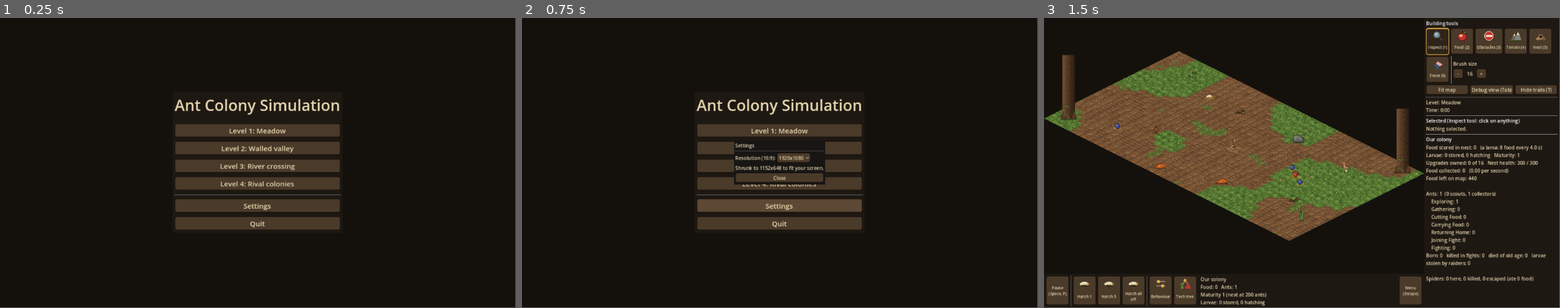
Above: before the commit, frames 1-3 (left to right).
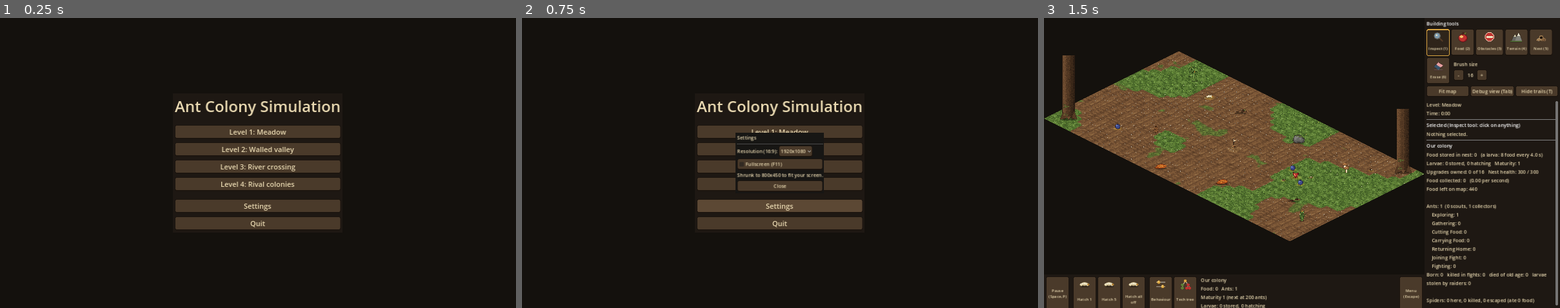
Above: after the commit, the same moments.

Repository: GaryNiet/ant-claude-test
Game: Godot game, scene res://scenes/main_menu.tscn
Same seed, same stepped clock (60 frames per second), same inputs: the game is played once before the commit and once after it.
Inputs:
- Up to frame 1 (0.25 s): no input
- Up to frame 2 (0.75 s): click "Settings" at 0.5 s
- Up to frame 3 (1.5 s): click "Level 1: Meadow" at 1.25 s
The window is 799x449 before the commit and 800x450 after it. Grey fills any space a smaller window leaves; there, only what the larger window draws over its background counts as a difference.

The runs differ from the first frame. In frame 1, 2.3% of the frame differs, in the area x 33-67%, y 28-73%; in frame 2, 3.4%; in frame 3, 9.6%, in the area x 0-100%, y 1-100%.

Commit message:
Open at 1920x1080 from the start; fullscreen option (Settings, F11)
- project.godot sets the window size and 16:9 scaling, so the game no longer starts in
  Godot's default 1152x648 window before resizing itself
- Fullscreen checkbox in Settings and F11, remembered like the resolution

Co-Authored-By: Claude Opus 5.5 <noreply@anthropic.com>
Claude-Session: https://claude.ai/code/session_01WgzXzfaQUjtMvM4pzDXMDx

Diff:
--- a/game_settings.cfg
+++ b/game_settings.cfg
@@ -17,6 +17,7 @@
 ; (remembered in Godot's user folder, user://player_settings.cfg).
 resolutions = "1280x720, 1920x1080, 2560x1440, 3840x2160" ; 720p, 1080p, 1440p, 4K
 default_resolution = "1920x1080" ; used until the player picks one (shrunk if the screen is smaller)
+default_fullscreen = false     ; fullscreen until the player changes it (Settings menu or F11)
 ; Everything is laid out at this size and scaled to the window, so all resolutions look the same.
 layout_width = 1600
 layout_height = 900
@@ -79,6 +80,7 @@
 tool_erase = "6"
 toolbar_back = "Backspace"     ; back to the main page of the tool bar
 main_menu = "Escape"           ; opens the game menu (restart, save, load, settings, main menu)
+toggle_fullscreen = "F11"      ; fullscreen on / off
 toggle_view = "Tab"            ; switch between the isometric view and the flat debug view
 toggle_pheromones = "T"        ; show / hide the pheromone trails
 brush_bigger = "Equal, BracketRight"
--- a/project.godot
+++ b/project.godot
@@ -9,6 +9,18 @@
 run/main_scene="res://scenes/main_menu.tscn"
 config/features=PackedStringArray("4.3")
 
+[display]
+
+; The window the game opens with (before the Startup script applies the player's choice from
+; the Settings menu): laid out at 1600x900, shown at 1920x1080, scaled keeping 16:9.
+; Keep these in line with [window] layout_width/height and default_resolution in game_settings.cfg.
+window/size/viewport_width=1600
+window/size/viewport_height=900
+window/size/window_width_override=1920
+window/size/window_height_override=1080
+window/stretch/mode="canvas_items"
+window/stretch/aspect="keep"
+
 [autoload]
 
 GameSettings="*res://scripts/game_settings.gd"
--- a/scripts/player_settings.gd
+++ b/scripts/player_settings.gd
@@ -21,6 +21,20 @@
 	file.save(FILE_PATH)
 
 
+## True if the player chose fullscreen (default from game_settings.cfg).
+static func fullscreen() -> bool:
+	var file := ConfigFile.new()
+	file.load(FILE_PATH)
+	return file.get_value("window", "fullscreen", GameSettings.get_setting("window", "default_fullscreen"))
+
+
+static func save_fullscreen(on: bool) -> void:
+	var file := ConfigFile.new()
+	file.load(FILE_PATH)
+	file.set_value("window", "fullscreen", on)
+	file.save(FILE_PATH)
+
+
 ## "1920x1080" -> Vector2i(1920, 1080)
 static func parse_resolution(choice: String) -> Vector2i:
 	var parts := choice.split("x")
--- a/scripts/startup.gd
+++ b/scripts/startup.gd
@@ -18,6 +18,13 @@
 	_register_controls()
 
 
+## F11 (see [controls] toggle_fullscreen) switches between fullscreen and a window, anywhere.
+func _unhandled_input(event: InputEvent) -> void:
+	if event.is_action_pressed("toggle_fullscreen"):
+		PlayerSettings.save_fullscreen(not PlayerSettings.fullscreen())
+		apply_resolution()
+
+
 ## The screen is always laid out at [window] layout_width x layout_height and scaled
 ## to the window, so every 16:9 resolution shows exactly the same picture, just sharper.
 func _apply_window_settings() -> void:
@@ -32,10 +39,16 @@
 	apply_resolution()
 
 
-## Sizes the window to the chosen resolution. If the screen is too small for it, the window
-## is shrunk (still 16:9) to fit the usable screen area.
+## Fullscreen if the player chose it; otherwise sizes the window to the chosen resolution.
+## If the screen is too small for it, the window is shrunk (still 16:9) to fit the usable
+## screen area. (When the Godot editor runs the game embedded in its Game tab, the editor
+## decides the size and this has no effect.)
 func apply_resolution() -> void:
 	var window := get_window()
+	if PlayerSettings.fullscreen():
+		window.mode = Window.MODE_FULLSCREEN
+		return
+	window.mode = Window.MODE_WINDOWED
 	var wanted := Vector2(PlayerSettings.parse_resolution(PlayerSettings.resolution()))
 	var screen := Vector2(DisplayServer.screen_get_usable_rect(window.current_screen).size)
 	var shrink := minf(1.0, minf(screen.x / wanted.x, screen.y / wanted.y))
--- a/scripts/ui/settings_menu.gd
+++ b/scripts/ui/settings_menu.gd
@@ -1,8 +1,9 @@
 extends PopupPanel
 ## A small Settings window, opened from the main menu or the tool bar.
-## For now: the window resolution.
+## For now: the window resolution and fullscreen (also F11).
 
 var _resolution_choice: OptionButton
+var _fullscreen: CheckBox
 var _note: Label
 
 
@@ -27,6 +28,14 @@
 	_resolution_choice.item_selected.connect(_on_resolution_selected)
 	row.add_child(_resolution_choice)
 
+	_fullscreen = CheckBox.new()
+	_fullscreen.text = "Fullscreen (%s)" % ", ".join(GameSettings.get_list("controls", "toggle_fullscreen"))
+	_fullscreen.toggled.connect(func(on: bool) -> void:
+		PlayerSettings.save_fullscreen(on)
+		Startup.apply_resolution()
+		_update_note())
+	column.add_child(_fullscreen)
+
 	_note = Label.new()
 	column.add_child(_note)
 
@@ -41,6 +50,7 @@
 	for index in _resolution_choice.item_count:
 		if _resolution_choice.get_item_text(index) == current:
 			_resolution_choice.select(index)
+	_fullscreen.set_pressed_no_signal(PlayerSettings.fullscreen())
 	_update_note()
 	popup_centered()
 
@@ -56,4 +66,5 @@
 func _update_note() -> void:
 	var wanted := PlayerSettings.parse_resolution(PlayerSettings.resolution())
 	var actual := get_tree().root.size
-	_note.text = "" if actual == wanted else "Shrunk to %dx%d to fit your screen." % [actual.x, actual.y]
+	var shrunk := not PlayerSettings.fullscreen() and actual != wanted
+	_note.text = "Shrunk to %dx%d to fit your screen." % [actual.x, actual.y] if shrunk else ""
Not shown, changed: README.md
